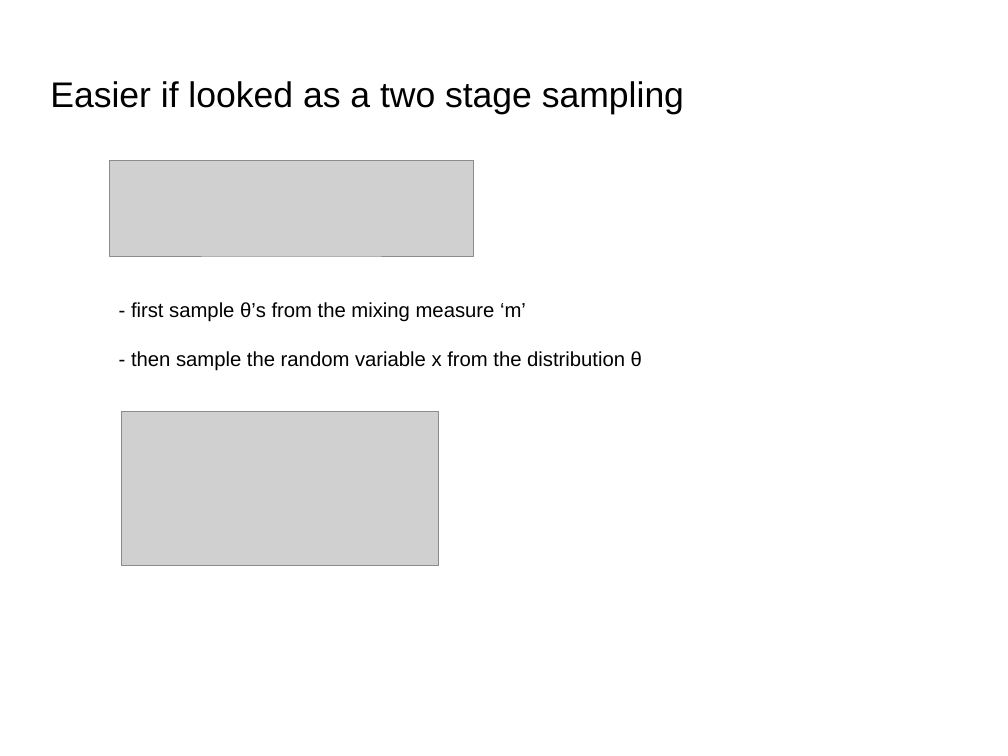
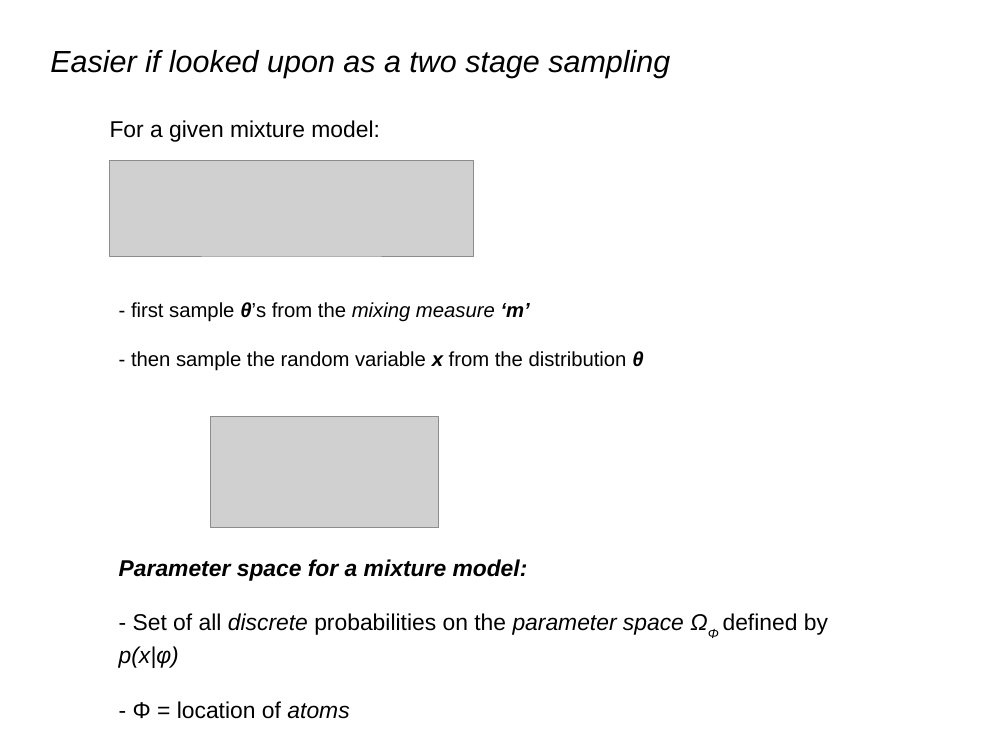
Before and after one commit to afcarl/Dirichlet_Processes, a slide deck: slide 6 of version_2.odp. Drawn at 1008x756 pixels with LibreOffice and Linux fonts; fonts in the diff are those of the drawing; grey boxes stand for pictures. Boxes give left, top, right and bottom in pixels: in the first picture for what was removed or moved away, otherwise in the second. Text is boxed around its words. In the diff, an @@ line names an element or a change of style, - is before the commit and + after.

Commit message:
fixed minor formatting

```diff
--- a/version_2.odp
+++ b/version_2.odp
@@ title at (50, 50, 670, 78): text changed; size 28 to 24 pt; italic on @@
-Easier if looked as a two stage sampling
+Easier if looked upon as a two stage sampling
@@ text added at (110, 120, 380, 142), 18 pt, text #000000 @@
+For a given mixture model:
@@ text "- first sample θ’s from ..." at (131, 302, 643, 371): bold on in "θ’s ‘m’", "x θ"; italic on in "θ’s mixing measure ‘m’", "x θ" @@
@@ picture: place and size @@
-picture at (122, 412, 439, 565)
+picture at (210, 417, 439, 528)
@@ text added at (119, 559, 828, 719), 18 pt, text #000000, italic @@
+Parameter space for a mixture model:
+- Set of all discrete probabilities on the parameter space ΩΦ defined by p(x|φ)
+- Φ = location of atoms
```
Also in this commit, not shown: 11 other slides changed, 1 slide added, 1 slide removed.
